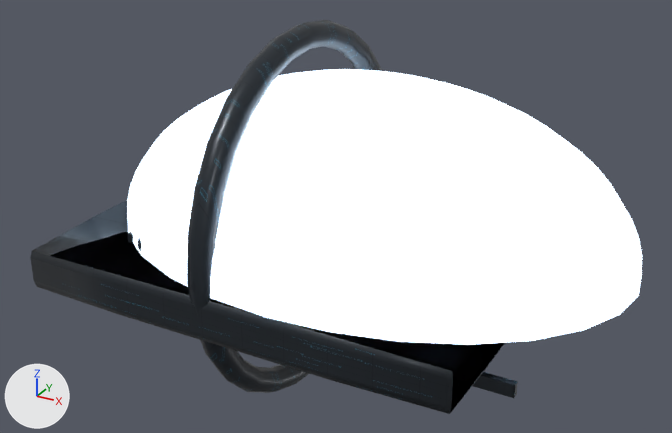
What one commit did to the glTF model assets/ships/parts/cockpits/cockpit_dome.glb.
One viewpoint serves both versions: a camera (50 mm lens) standing at (4.47, -6.41, 3.69) and looking at (0.99, -0.09, 0.53). The axes (+X, +Y, +Z) are drawn at lower left. The lights are the same throughout. The first picture is the older version. Where no turn or scale is listed for an object, it has been applied to the vertices.

Names of what the first picture shows: 'DET_collar_seam', 'Dome_Glass', 'Dome_Mount_Collar', 'cockpit_dome_Material_Accent_Merged' and 1 more.
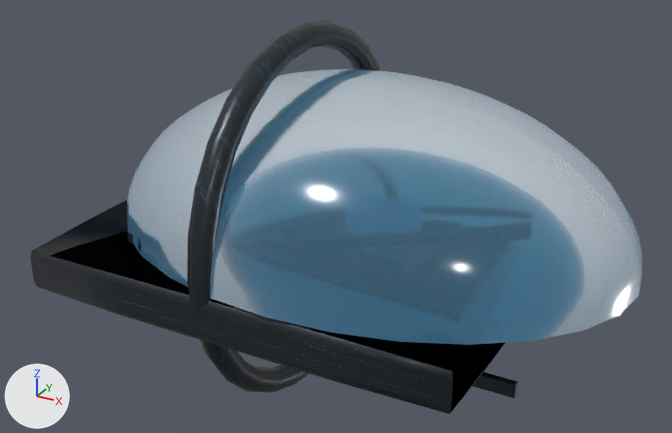
What differs and where, as boxes [x1, y1, x2, y2] in the pictures (672 x 433 px):
'Dome_Glass', recoloured
    both: [127, 69, 642, 345]

What changed in the scene script:
```text
Change mat_material_glass:
    where n0 = _N.new('ShaderNodeBsdfPrincipled'); n0.name = 'Principled BSDF'
    n0.inputs[0].default_value: (0.82, 0.9, 0.98, 1.0) -> (0.07, 0.2, 0.28, 1.0)  # 'Base Color', white #eaf3fd -> 'Base Color', cyan #4b7c90
    n0.inputs[27].default_value: (0.65, 0.82, 1.0, 1.0) -> (0.01, 0.03, 0.05, 1.0)  # 'Emission Color', blue #d3eaff -> 'Emission Color', dark blue #19303f
```
